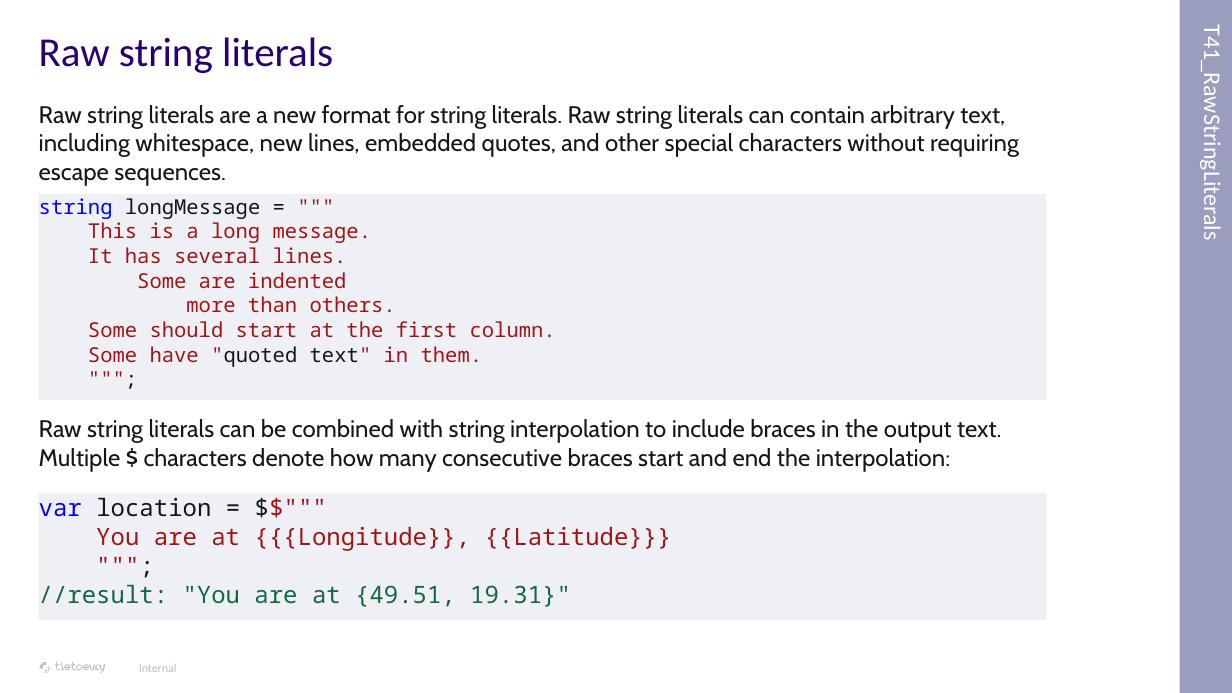
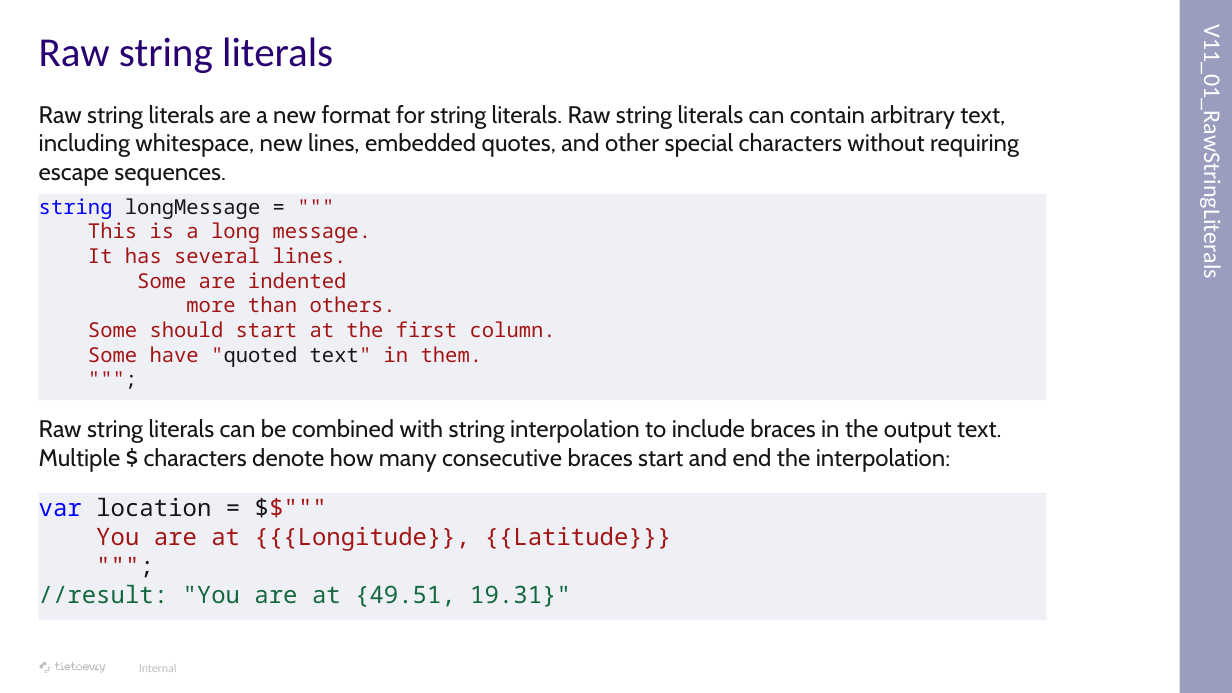
Before and after one commit to tomas-frankl/CSharpNewFeatures, a slide deck: slide 37 of Doc/New C# features.pptx. Drawn at 1232x693 pixels with LibreOffice and Linux fonts; fonts in the diff are those of the drawing; background and template pictures are left out. Boxes give left, top, right and bottom in pixels: in the first picture for what was removed or moved away, otherwise in the second. Text is boxed around its words. In the diff, an @@ line names an element or a change of style, - is before the commit and + after.

```diff
--- a/Doc/New C# features.pptx
+++ b/Doc/New C# features.pptx
@@ text in rectangle at [1198,52,1227,271]: text changed @@
-T41_RawStringLiterals
+V11_01_RawStringLiterals
```
Also in this commit, not shown: 34 other slides changed, 45 other files.
